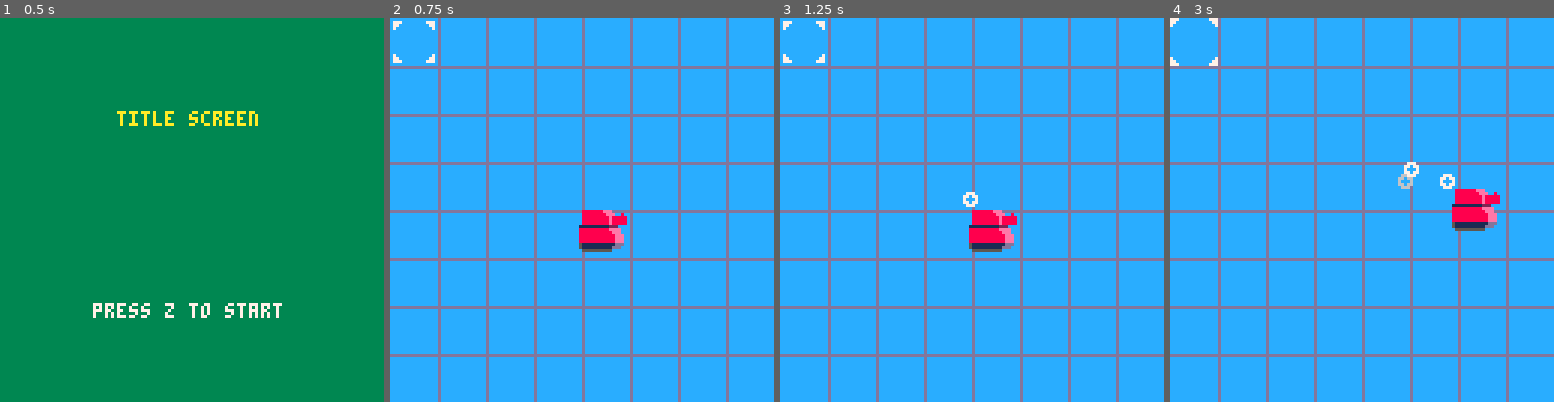
Above: before the commit, frames 1-4 (left to right).
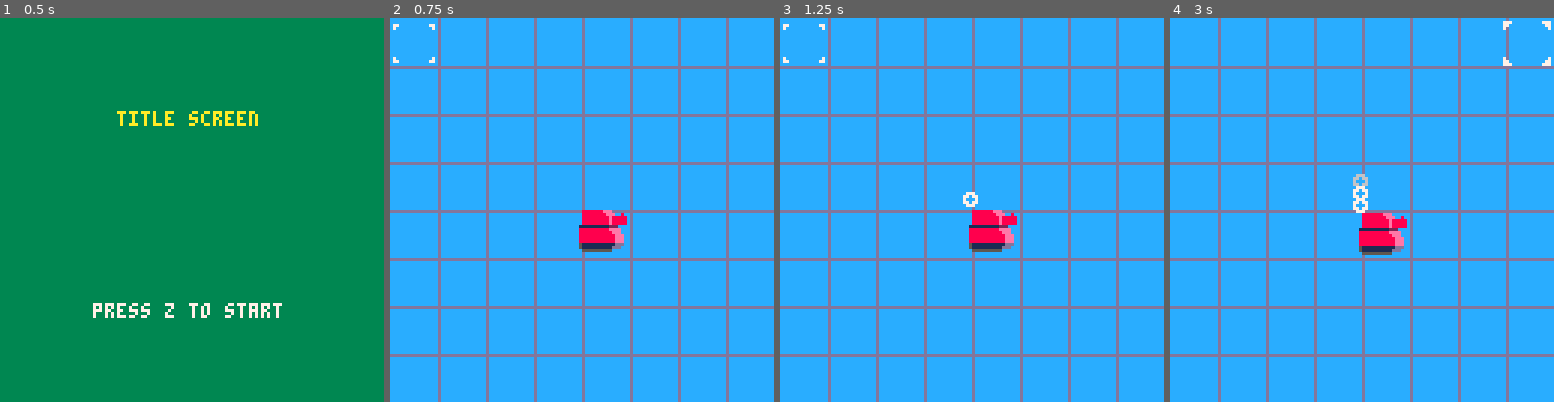
Above: after the commit, the same moments.

Repository: wbprice/pico-wars
Game: PICO-8 cartridge pico-wars.p8
The game is run twice, just before and just after one commit, with the same random seed, the same clock (stepped at 60 frames per second) and the same inputs.
Inputs:
- Up to frame 1 (0.5 s): no input
- Up to frame 2 (0.75 s): tap O (Z key) at 0.7 s
- Up to frame 3 (1.25 s): no input
- Up to frame 4 (3 s): hold Right 1.6-2.1 s; tap O (Z key) every 0.4 s from 1.7 to 2.9 s; hold Up 2.15-2.42 s; hold Right from 2.47 s (still down)

Frame 1 is identical in both runs. In frame 2, less than 0.1% of the frame differs, in the area x 0-12%, y 0-12%; in frame 3, less than 0.1%; in frame 4, 3.2%, in the area x 0-100%, y 0-62%.

Commit message:
smilies!

Diff:
--- a/pico-wars.p8
+++ b/pico-wars.p8
@@ -55,6 +55,8 @@
 	cursor = {}
 	cursor['x'] = x
 	cursor['y'] = y
+	cursor['width'] = 16
+	cursor['height'] = 16
 	cursor['clicked'] = false
 	cursor['blink'] = false
 	return cursor
@@ -172,22 +174,16 @@
 
 -- handle button inputs
 function playercontrol()
-	if (btn(0)) then
-		player.direction=0
-		player.x-=1
-	end
-	if (btn(1)) then
-		player.direction=1
-		player.x+=1
-	end
-	if (btn(2)) then player.y-=1 end
-	if (btn(3)) then player.y+=1 end
-
-	-- check if the player is still onscreen
-	if (player.x <= 0) then player.x = 0 end
-	if (player.x >= screenwidth - player.width) then player.x = screenwidth - player.height end
-	if (player.y <= 0) then player.y = 0 end
-	if (player.y >= screenheight - player.height) then player.y = screenheight - player.height end
+	if (btn(0)) then cursor.x-=16 end
+	if (btn(1)) then cursor.x+=16 end
+	if (btn(2)) then cursor.y-=16 end
+	if (btn(3)) then cursor.y+=16 end
+
+	-- check if the cursor is still onscreen
+	if (cursor.x <= 0) then cursor.x = 0 end
+	if (cursor.x >= screenwidth - cursor.width) then cursor.x = screenwidth - cursor.height end
+	if (cursor.y <= 0) then cursor.y = 0 end
+	if (cursor.y >= screenheight - cursor.height) then cursor.y = cursor.y -  cursor.height end
 end
 
 -- draw player sprite
@@ -258,10 +254,10 @@
 	end
 end
 __gfx__
+00000000000000000000000000000000000000000000000000000000000000000000000000000000000000000000000000000000000000000000000000000000
 00000000000000000000000000000000000000007770000000000777000000000000000000000000000000000000000000000000000000000000000000000000
-00000000000000000000000000000000000000007700000000000077000000000000000000000000000000000000000000000000000000000000000000000000
-0070070008888888eee0000000000eee888888807000000000000007000000000000000000000000000000000000000000000000000000000000000000000000
-00077000088888888eee00800800eee8888888800000000000000000000000000000000000000000000000000000000000000000000000000000000000000000
+0070070008888888eee0000000000eee888888807700000000000077000000000000000000000000000000000000000000000000000000000000000000000000
+00077000088888888eee00800800eee8888888807000000000000007000000000000000000000000000000000000000000000000000000000000000000000000
 000770000888888888e8888888888e88888888800000000000000000000000000000000000000000000000000000000000000000000000000000000000000000
 007007000888888888e8888888888e88888888800000000000000000000000000000000000000000000000000000000000000000000000000000000000000000
 000000000888888888e8888888888e88888888800000000000000000000000000000000000000000000000000000000000000000000000000000000000000000
@@ -275,7 +271,7 @@
 0000000051111111111ddd0000ddd111111111157700000000000077000000000000000000000000000000000000000000000000000000000000000000000000
 00000000055555555550000000000555555555507770000000000777000000000000000000000000000000000000000000000000000000000000000000000000
 00000000000000000000000000000000000000000000000000000000000000000000000000000000000000000000000000000000000000000000000000000000
-0000000008888888eee0000000000eee888888800777000000007770000000000000000000000000000000000000000000000000000000000000000000000000
+0000000008888888eee0000000000eee888888800000000000000000000000000000000000000000000000000000000000000000000000000000000000000000
 00000000088888888eee00800800eee8888888800770000000000770000000000000000000000000000000000000000000000000000000000000000000000000
 000000000888888888e8888888888e88888888800700000000000070000000000000000000000000000000000000000000000000000000000000000000000000
 000000000888888888e8888888888e88888888800000000000000000000000000000000000000000000000000000000000000000000000000000000000000000
@@ -286,9 +282,9 @@
 00000000888888888888eee00eee8888888888880000000000000000000000000000000000000000000000000000000000000000000000000000000000000000
 00000000888888888888eee00eee8888888888880000000000000000000000000000000000000000000000000000000000000000000000000000000000000000
 00000000888888888888eee00eee8888888888880000000000000000000000000000000000000000000000000000000000000000000000000000000000000000
-00000000511111111111ddd00ddd1111111111150700000000000070000000000000000000000000000000000000000000000000000000000000000000000000
-0000000051111111111ddd0000ddd111111111150770000000000770000000000000000000000000000000000000000000000000000000000000000000000000
-00000000055555555550000000000555555555500777000000007770000000000000000000000000000000000000000000000000000000000000000000000000
+00000000511111111111ddd00ddd1111111111150000000000000000000000000000000000000000000000000000000000000000000000000000000000000000
+0000000051111111111ddd0000ddd111111111150700000000000070000000000000000000000000000000000000000000000000000000000000000000000000
+00000000055555555550000000000555555555500770000000000770000000000000000000000000000000000000000000000000000000000000000000000000
 00000000000000000000000000000000000000000000000000000000000000000000000000000000000000000000000000000000000000000000000000000000
 00000000000000000000000000000000000000000000000000000000000000000000000000000000000000000000000000000000000000000000000000000000
 00000000000000000000000000000000000000000000000000000000000000000000000000000000000000000000000000000000000000000000000000000000
